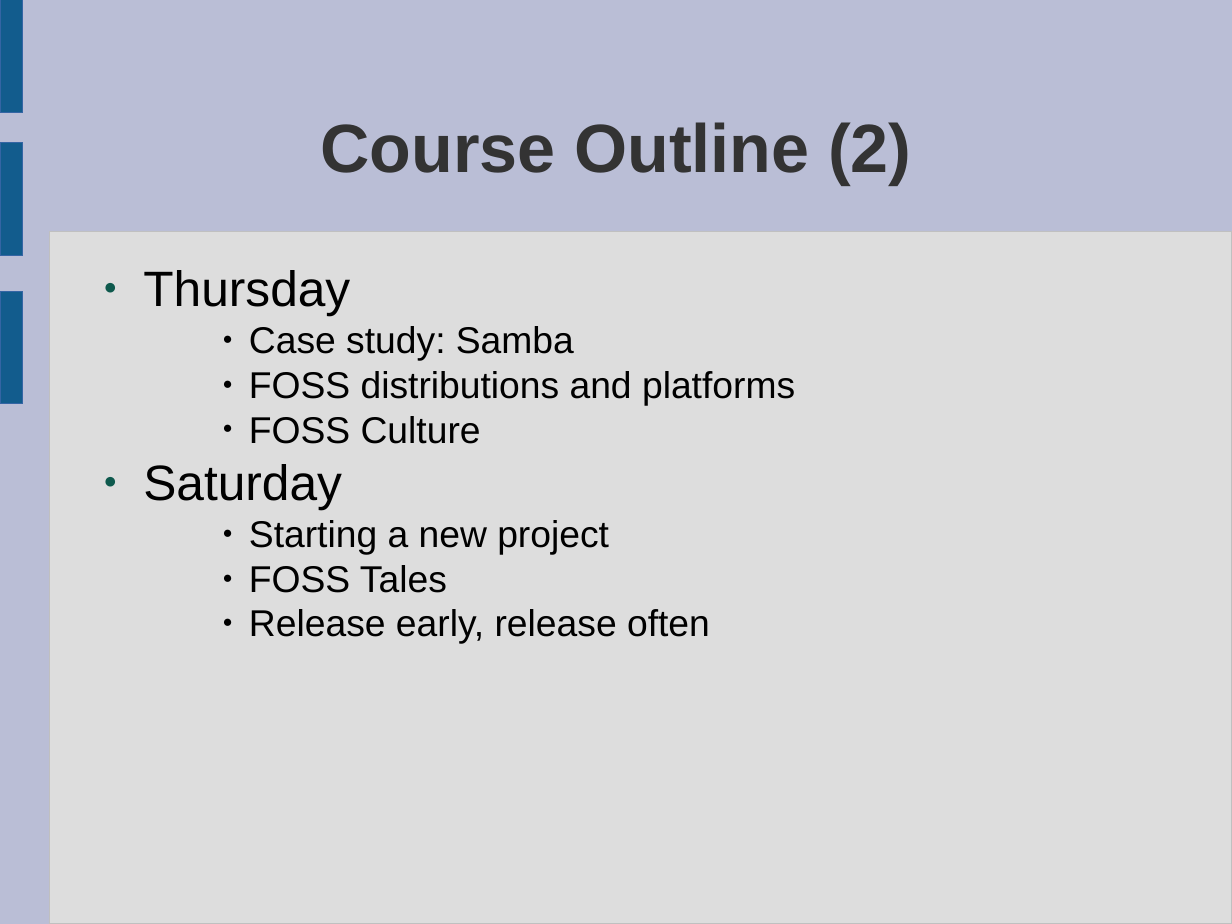
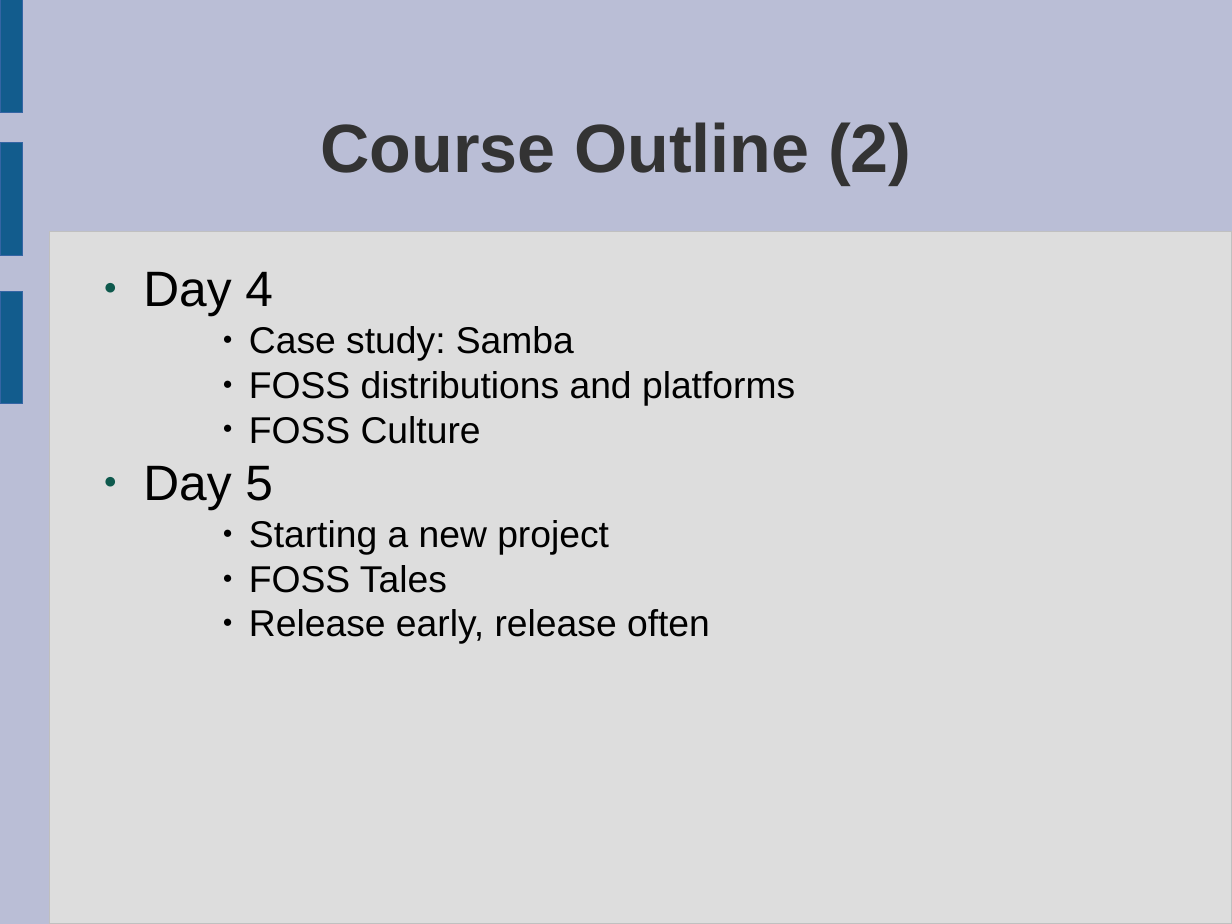
Before and after one commit to laurencesmart/comp8440, a slide deck: slide 7 of lectures/course_introduction.odp. Drawn at 1232x924 pixels with LibreOffice and Linux fonts; fonts in the diff are those of the drawing. Boxes give left, top, right and bottom in pixels: in the first picture for what was removed or moved away, otherwise in the second. Text is boxed around its words. In the diff, an @@ line names an element or a change of style, - is before the commit and + after.

```diff
--- a/lectures/course_introduction.odp
+++ b/lectures/course_introduction.odp
@@ text at box(143, 271, 273, 316): text changed @@
-● Thursday
+● Day 4
@@ text at box(143, 465, 273, 509): text changed @@
-● Saturday
+● Day 5
```
Also in this commit, not shown: 2 other slides changed, 9 other files.
